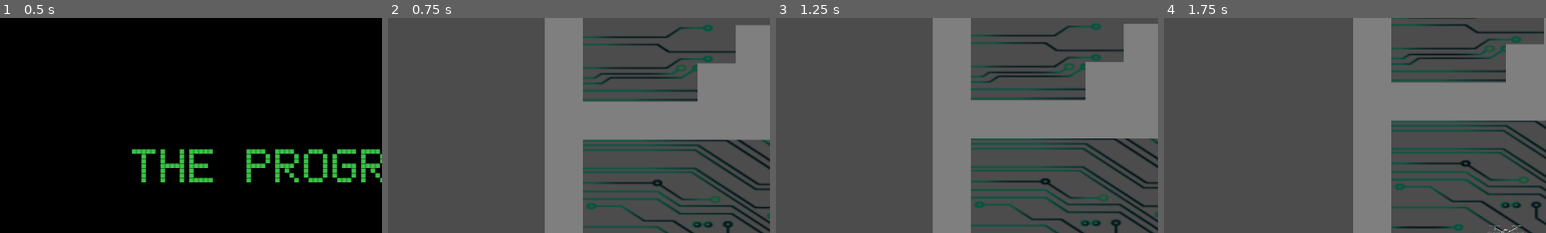
Above: before the commit, frames 1-4 (left to right).
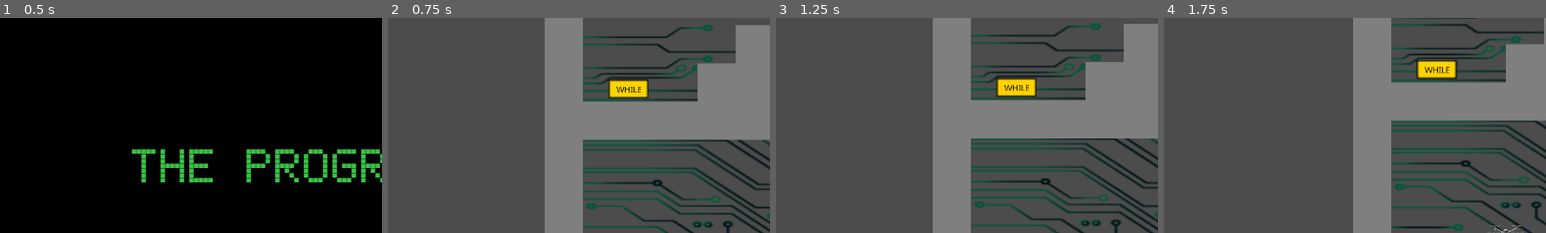
Above: after the commit, the same moments.

Repository: CamilaCintioli/the-progammator
Game: Godot game, scene res://Main.tscn
Two runs of this game, one before a commit and one after it. Both use one fixed random seed, a clock stepped at 60 frames per second and the inputs below.
Inputs (mouse positions are % of the whole screen's width and height, from its top left):
- Up to frame 1 (0.5 s): no input
- Up to frame 2 (0.75 s): click "START" at 0.5 s
- Up to frame 3 (1.25 s): no input
- Up to frame 4 (1.75 s): tap Enter at 1.25 s; move the mouse to (72, 45) at 1.27 s; hold D (move_right) from 1.28 s (still down); hold R (release_code, bound only after the commit) from 1.28 s (still down); tap Space (change) at 1.35 s; tap Up (jump) at 1.52 s
The pictures show only the part of the screen within x 5-55%, y 0-50%; the shares and areas given below are measured in that part.

Frame 1 is identical in both runs. In frame 2, 0.9% of the frame differs, in the area x 57-69%, y 28-38%; in frame 3, 0.9%; in frame 4, 1.0%, in the area x 66-77%, y 19-29%.

Commit message:
level 2 while code pursue

Diff:
--- a/Levels/Level1/entities/enemies/Chrom.tscn
+++ b/Levels/Level1/entities/enemies/Chrom.tscn
@@ -52,4 +52,5 @@
 [node name="Timer" type="Timer" parent="."]
 wait_time = 4.0
 autostart = true
+
 [connection signal="timeout" from="Timer" to="." method="_on_Timer_timeout"]
--- a/Levels/Level2.gd
+++ b/Levels/Level2.gd
@@ -3,12 +3,17 @@
 onready var player = $Programmer
 onready var dron = $Dron
 onready var portal = $Portal
+onready var while_code = $While
+onready var dialog = $DialogBox
+
 var control = true
 
 func _ready():
 	player.initialize(self)
 	dron.initialize(self)
 	portal.initialize(self)
+	dialog.initialize(self)
+	while_code.initialize(self, dron, while_code.global_position)
 	$DialogBox.visible = false
 
 func change_control():
@@ -23,3 +28,11 @@
 
 func show_dialog():
 	$DialogBox.visible = true
+
+func release():
+	while_code.release()
+
+func bye_portal():
+	portal.bye()
+	dialog.bye()
+	while_code.bye()
--- a/Levels/Level2.tscn
+++ b/Levels/Level2.tscn
@@ -7,6 +7,8 @@
 [ext_resource path="res://assets/textures/background/fondo.png" type="Texture" id=5]
 [ext_resource path="res://assets/fonts/MLTWNII_.ttf" type="DynamicFontData" id=6]
 [ext_resource path="res://Levels/Level2/portals/Portal.tscn" type="PackedScene" id=7]
+[ext_resource path="res://Levels/Level2/codes/While.tscn" type="PackedScene" id=8]
+[ext_resource path="res://Levels/Level2/dialogs/DialogBox.gd" type="Script" id=9]
 
 [sub_resource type="ConvexPolygonShape2D" id=1]
 points = PoolVector2Array( 0, 0, 64, 0, 64, 64, 0, 64 )
@@ -62,6 +64,9 @@
 size = 30
 font_data = ExtResource( 6 )
 
+[sub_resource type="RectangleShape2D" id=5]
+extents = Vector2( 64.2126, 20.6374 )
+
 [node name="Level2" type="Node"]
 script = ExtResource( 4 )
 
@@ -85,9 +90,10 @@
 
 [node name="DialogBox" type="Control" parent="."]
 margin_left = 978.983
-margin_top = 289.492
+margin_top = 279.413
 margin_right = 2255.98
-margin_bottom = 631.492
+margin_bottom = 621.413
+script = ExtResource( 9 )
 __meta__ = {
 "_edit_group_": true,
 "_edit_use_anchors_": false
@@ -95,33 +101,49 @@
 
 [node name="ColorRect" type="ColorRect" parent="DialogBox"]
 margin_left = 71.0
-margin_top = 27.0
+margin_top = -16.0
 margin_right = 1077.0
-margin_bottom = 185.0
+margin_bottom = 217.0
 color = Color( 0.811765, 0.792157, 0.576471, 1 )
 __meta__ = {
 "_edit_use_anchors_": false
 }
 
 [node name="RichTextLabel" type="RichTextLabel" parent="DialogBox"]
-margin_left = 92.0
-margin_top = 41.0
-margin_right = 1072.0
-margin_bottom = 180.0
+margin_left = 91.0
+margin_top = -5.0
+margin_right = 1071.0
+margin_bottom = 216.0
 custom_fonts/normal_font = SubResource( 4 )
 custom_colors/default_color = Color( 0.329412, 0.25098, 0.0666667, 1 )
 bbcode_enabled = true
-bbcode_text = "A control flow statement that allows code to be executed repeatedly based on a given Boolean condition."
-text = "A control flow statement that allows code to be executed repeatedly based on a given Boolean condition."
+bbcode_text = "A control flow statement that allows code to be executed repeatedly based on a given Boolean condition.
+
+       SOLUTION HERE"
+text = "A control flow statement that allows code to be executed repeatedly based on a given Boolean condition.
+
+       SOLUTION HERE"
 __meta__ = {
 "_edit_use_anchors_": false
 }
 
+[node name="Solution" type="Area2D" parent="DialogBox"]
+position = Vector2( -978.983, -279.413 )
+
+[node name="CollisionShape2D" type="CollisionShape2D" parent="DialogBox/Solution"]
+position = Vector2( 1446.47, 469.251 )
+shape = SubResource( 5 )
+
 [node name="Portal" parent="." instance=ExtResource( 7 )]
 position = Vector2( 1571.29, 608.858 )
+
+[node name="While" parent="." instance=ExtResource( 8 )]
+position = Vector2( 76.3675, 298.399 )
 
 [node name="Programmer" parent="." instance=ExtResource( 3 )]
 position = Vector2( 156.355, 665.39 )
 
 [node name="Dron" parent="." instance=ExtResource( 2 )]
 position = Vector2( 157.443, 576.038 )
+
+[connection signal="area_entered" from="DialogBox/Solution" to="DialogBox" method="_on_Solution_area_entered"]
--- a/Levels/Level2/Dron.tscn
+++ b/Levels/Level2/Dron.tscn
@@ -6,11 +6,11 @@
 [sub_resource type="RectangleShape2D" id=1]
 extents = Vector2( 13.7158, 3.91617 )
 
+[sub_resource type="RectangleShape2D" id=2]
+extents = Vector2( 4.94795, 1.97406 )
+
 [node name="Dron" type="KinematicBody2D"]
 script = ExtResource( 2 )
-__meta__ = {
-"_edit_group_": true
-}
 
 [node name="Sprite" type="Sprite" parent="."]
 scale = Vector2( 0.0690566, 0.0815203 )
@@ -22,3 +22,14 @@
 [node name="AccelerationTimer" type="Timer" parent="."]
 
 [node name="CameraDron" type="Camera2D" parent="."]
+
+[node name="Area2D" type="Area2D" parent="."]
+
+[node name="CollisionShape2D" type="CollisionShape2D" parent="Area2D"]
+position = Vector2( 0, 8.2407 )
+shape = SubResource( 2 )
+
+[node name="CodePosition" type="Position2D" parent="."]
+position = Vector2( 0, 11.9865 )
+
+[connection signal="area_entered" from="Area2D" to="." method="_on_Area2D_area_entered"]
--- /dev/null
+++ b/Levels/Level2/codes/While.gd
@@ -0,0 +1,26 @@
+extends Area2D
+
+var container
+var dron
+
+func initialize(level_2, _dron, pos):
+	container = level_2
+	dron = _dron
+	global_position = pos
+
+func _ready():
+	set_process(false)
+	add_to_group("while")
+
+func _process(_delta):
+	global_position = dron.codePosition.global_position
+
+func pursue():
+	set_process(true)
+
+func release():
+	set_process(false)
+
+func bye():
+	container.remove_child(self)
+	queue_free()
--- /dev/null
+++ b/Levels/Level2/codes/While.tscn
@@ -0,0 +1,28 @@
+[gd_scene load_steps=4 format=2]
+
+[ext_resource path="res://assets/textures/cannon.png" type="Texture" id=1]
+[ext_resource path="res://Levels/Level2/codes/While.gd" type="Script" id=2]
+
+[sub_resource type="RectangleShape2D" id=1]
+extents = Vector2( 33.5, 16 )
+
+[node name="While" type="Area2D"]
+script = ExtResource( 2 )
+
+[node name="Sprite" type="Sprite" parent="."]
+scale = Vector2( 2.0283, 1.82403 )
+texture = ExtResource( 1 )
+
+[node name="CollisionShape2D" type="CollisionShape2D" parent="."]
+shape = SubResource( 1 )
+
+[node name="RichTextLabel" type="RichTextLabel" parent="."]
+margin_left = -20.0
+margin_top = -5.0
+margin_right = 31.0
+margin_bottom = 14.0
+custom_colors/default_color = Color( 0, 0, 0, 1 )
+text = "WHILE"
+__meta__ = {
+"_edit_use_anchors_": false
+}
--- /dev/null
+++ b/Levels/Level2/dialogs/DialogBox.gd
@@ -0,0 +1,14 @@
+extends Control
+
+var container
+
+func initialize(level_2):
+	container = level_2
+
+func _on_Solution_area_entered(area):
+	if area.is_in_group("while") and container.dialog.visible:
+		container.bye_portal()
+
+func bye():
+	container.remove_child(self)
+	queue_free()
--- a/Levels/Level2/entities/player/Dron.gd
+++ b/Levels/Level2/entities/player/Dron.gd
@@ -1,4 +1,6 @@
 extends KinematicBody2D
+
+onready var codePosition = $CodePosition
 
 var speed = 9
 
@@ -15,6 +17,8 @@
 	container = level_2
 
 func get_input():
+	if Input.is_action_pressed("release_code"):
+		container.release()
 
 	var right := Input.is_action_pressed("move_right")
 	var left := Input.is_action_pressed("move_left")
@@ -24,8 +28,11 @@
 	var up := Input.is_action_pressed("move_up")
 	velocity.y += lerp(float(down) - float(up), 0.2, 0.2) * speed
 
-
-func _physics_process(delta):
+func _physics_process(_delta):
 	if !container.control:
 		get_input()
 	velocity = move_and_slide(velocity, Vector2.ZERO)
+
+func _on_Area2D_area_entered(area):
+	if area.is_in_group("while"):
+		area.pursue()
--- a/Levels/Level2/entities/player/Programmer.gd
+++ b/Levels/Level2/entities/player/Programmer.gd
@@ -34,7 +34,7 @@
 	else:
 		velocity.x = lerp(velocity.x, 0, FRICTION_WEIGHT) if abs(velocity.x) > 1 else 0
 
-func _physics_process(delta):
+func _physics_process(_delta):
 	if Input.is_action_just_pressed("change"):
 		container.change_control()
 
--- a/Levels/Level2/portals/Portal.gd
+++ b/Levels/Level2/portals/Portal.gd
@@ -7,8 +7,12 @@
 
 func _on_Portal_body_entered(body):
 	if body.is_in_group("programmer"):
-		get_parent().show_dialog()
+		container.show_dialog()
 
 func _on_Portal_body_exited(body):
 	if body.is_in_group("programmer"):
-		get_parent().hide_dialog()
+		container.hide_dialog()
+
+func bye():
+	container.remove_child(self)
+	queue_free()
--- a/project.godot
+++ b/project.godot
@@ -10,7 +10,6 @@
 
 _global_script_classes=[  ]
 _global_script_class_icons={
-
 }
 
 [application]
@@ -68,6 +67,11 @@
 "events": [ Object(InputEventKey,"resource_local_to_scene":false,"resource_name":"","device":0,"alt":false,"shift":false,"control":false,"meta":false,"command":false,"pressed":false,"scancode":32,"unicode":0,"echo":false,"script":null)
  ]
 }
+release_code={
+"deadzone": 0.5,
+"events": [ Object(InputEventKey,"resource_local_to_scene":false,"resource_name":"","device":0,"alt":false,"shift":false,"control":false,"meta":false,"command":false,"pressed":false,"scancode":82,"unicode":0,"echo":false,"script":null)
+ ]
+}
 
 [physics]
 
Not shown: 1 places in Levels/Level2.tscn that only renumber resources
Not shown: 1 places in Levels/Level2/Dron.tscn that only renumber resources
